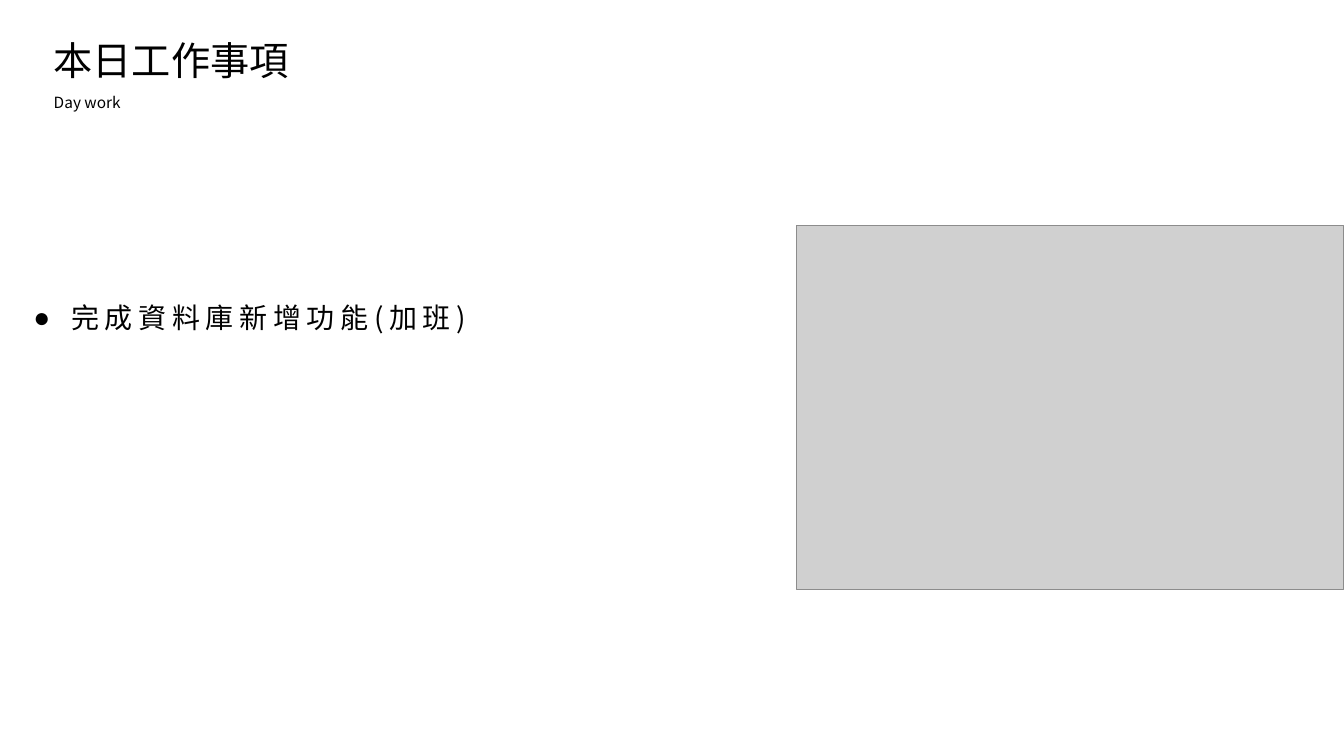
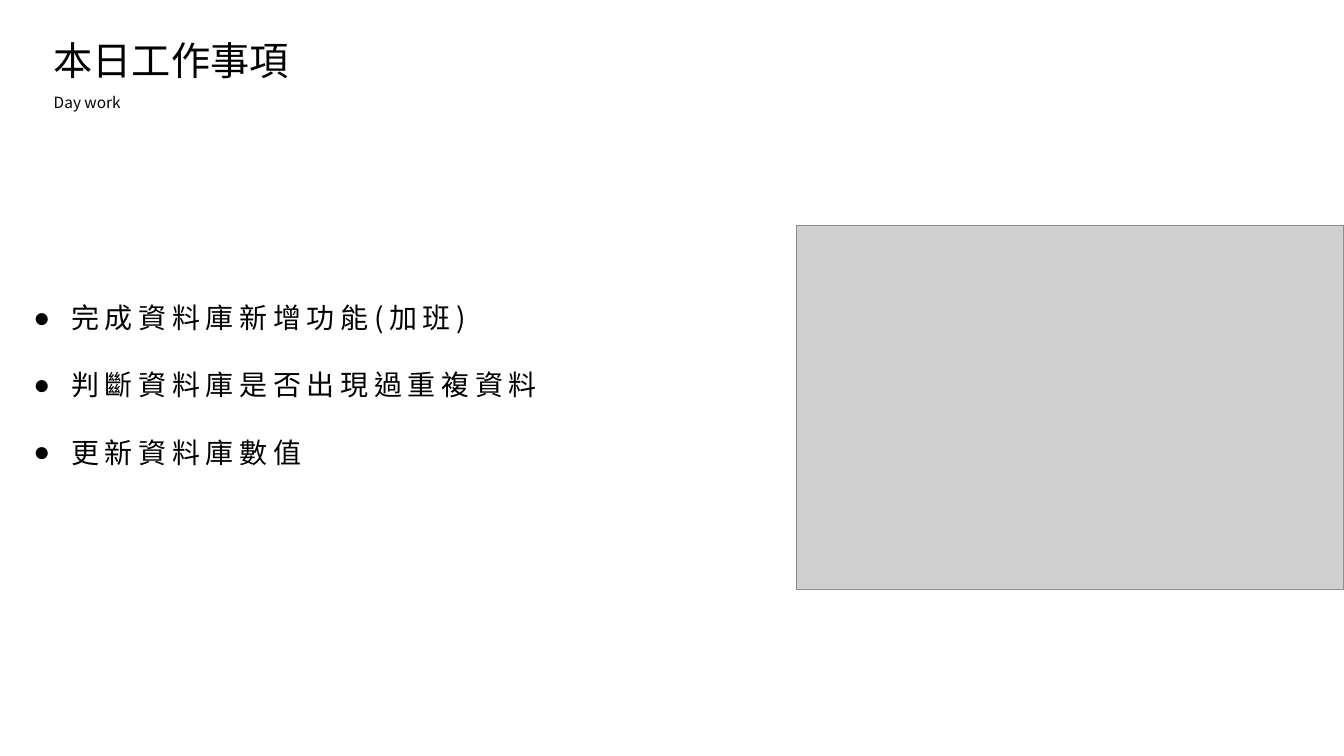
Before and after one commit to king637324/KnowledgeGreenhouseSystem, a slide deck: slide 2 of 工作日報_葉柏漢/2021.10/2021.10.06(加班)_2021.10.07工作日報_葉柏漢.pptx. Drawn at 1344x756 pixels with LibreOffice and Linux fonts; fonts in the diff are those of the drawing; grey boxes stand for pictures. Boxes give left, top, right and bottom in pixels: in the first picture for what was removed or moved away, otherwise in the second. Text is boxed around its words. In the diff, an @@ line names an element or a change of style, - is before the commit and + after.

```diff
--- a/工作日報_葉柏漢/2021.10/2021.10.06(加班)_2021.10.07工作日報_葉柏漢.pptx
+++ b/工作日報_葉柏漢/2021.10/2021.10.06(加班)_2021.10.07工作日報_葉柏漢.pptx
@@ text at <box>71,371,536,466</box>: paragraphs added @@
+● 判斷資料庫是否出現過重複資料
+● 更新資料庫數值
```
Also in this commit, not shown: 1 other slide changed, 1 slide added, 5 other files.
